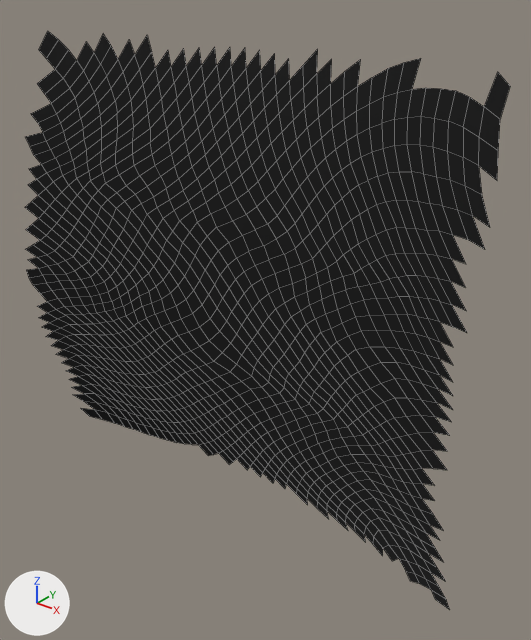
What one commit did to the OBJ model QS_project/data/Remeshing/Neg_Simple/Neg_Simple_Remeshed.obj.
Both versions are drawn from a camera (50 mm lens) standing at (1.53, -1.7, 1.09) and looking at (0.1, 0.09, -0.02). The lights are fixed; the arrows at lower left show +X, +Y and +Z. Mesh edges are drawn as thin lines. Where no turn or scale is listed for an object, it has been applied to the vertices.

The first picture shows 'Neg_Simple_Remeshed'.
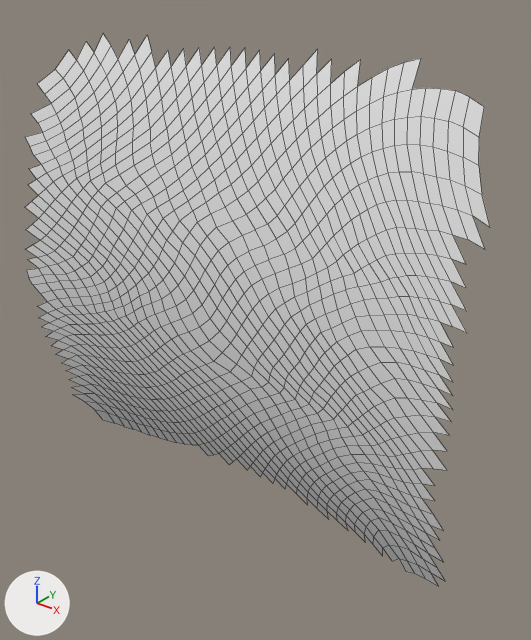
Location of each change, (x1, y1, x2, y2) in pixels of the pictures (531 x 640 px):
'Neg_Simple_Remeshed', reshaped: before (25, 31, 510, 610); after (25, 34, 490, 585)
part 1 of me_neg_simple_remeshed, deleted: before (81, 408, 103, 420)
part 2 of me_neg_simple_remeshed, deleted: before (406, 571, 450, 610)
part 3 of me_neg_simple_remeshed, deleted (black): before (479, 73, 510, 180)
part 4 of me_neg_simple_remeshed, deleted (black): before (39, 31, 68, 69)
part 5 of me_neg_simple_remeshed, recoloured (black to grey): (25, 34, 490, 585) in both

The change, as a list of edits to the scene's bpy script:
```text
Change me_neg_simple_remeshed:
    used by ob_neg_simple_remeshed; location = (0.0, 0.0, 0.0)
    verts and faces of me_neg_simple_remeshed; kept vertices keep their numbers, new ones are numbered from 1206
    before: 0 (-0.89, 0.03, -0.8) at pixel (89, 416), 1 (-0.83, 0.05, -0.8) at pixel (102, 419), 33 (-0.91, 0.0, -0.74) at pixel (80, 408), 34 (-0.84, 0.02, -0.73) at pixel (94, 409)
    before: 29 (0.73, 0.12, -0.86) at pixel (410, 581), 30 (0.85, 0.06, -0.82) at pixel (435, 599), 31 (0.78, 0.07, -0.8) at pixel (419, 583), 67 (0.72, 0.08, -0.79) at pixel (405, 571), 68 (0.77, 0.05, -0.74) at pixel (414, 573)
    before: 69 (0.84, 0.03, -0.76) at pixel (431, 589), 70 (0.91, 0.02, -0.79) at pixel (449, 609), 71 (0.91, -0.01, -0.73) at pixel (446, 599), 114 (0.82, 0.02, -0.71) at pixel (425, 578), 116 (0.88, -0.02, -0.68) at pixel (438, 586)
    before: 32 (0.86, 0.06, 0.83) at pixel (510, 86), 1085 (0.84, -0.01, 0.65) at pixel (478, 165), 1086 (0.9, -0.04, 0.63) at pixel (497, 180), 1129 (0.82, 0.02, 0.71) at pixel (479, 137), 1130 (0.88, -0.01, 0.69) at pixel (498, 150)
    before: 1170 (0.8, 0.05, 0.77) at pixel (484, 106), 1171 (0.81, 0.08, 0.85) at pixel (497, 71), 1172 (0.86, 0.02, 0.75) at pixel (500, 119)
    before: 1131 (-0.88, 0.02, 0.77) at pixel (46, 58), 1132 (-0.83, 0.02, 0.74) at pixel (55, 69), 1173 (-0.92, 0.02, 0.8) at pixel (38, 49), 1174 (-0.9, 0.06, 0.86) at pixel (47, 30), 1175 (-0.8, 0.07, 0.8) at pixel (68, 49)
    before: 1176 (-0.85, 0.07, 0.83) at pixel (58, 39)
    remove me_neg_simple_remeshed.from_pydata(...)  # 1206 vertices, 1098 faces; spans x -0.92..0.92, y -0.17..0.21, z -0.86..0.86
    add me_neg_simple_remeshed.from_pydata(...)  # 1189 vertices, 1088 faces; spans x -0.92..0.92, y -0.17..0.21, z -0.85..0.86
    me_neg_simple_remeshed part 1
    add delete_vertices([0, 33])  # with the faces that use them
    me_neg_simple_remeshed part 2
    add delete_vertices([29, 30, 31, 69, 70, 71])  # with the faces that use them
    me_neg_simple_remeshed part 3
    add delete_vertices([32, 1086, 1130, 1171, 1172])  # with the faces that use them
    me_neg_simple_remeshed part 4
    add delete_vertices([1131, 1173, 1174, 1176])  # with the faces that use them
    me_neg_simple_remeshed part 5: 1088 faces spanning x -0.92..0.92, y -0.17..0.21, z -0.85..0.86 switch from mat_diffuse_0_0_0_255 (black #000000) to no material
```
